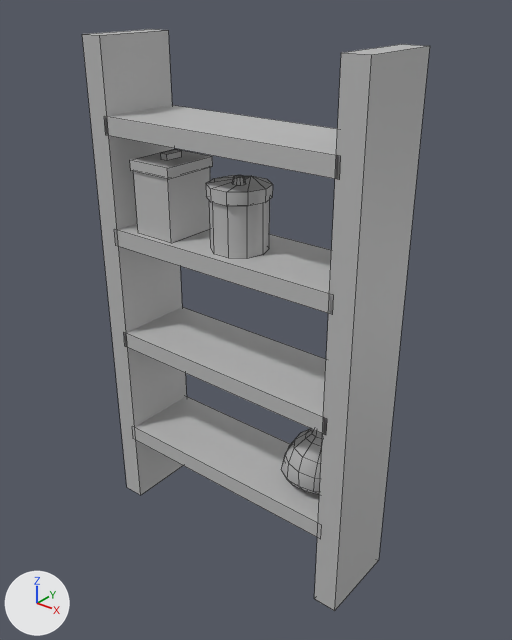
The FBX model Assets/Models/Scene_2/cupboard_Lv2.fbx, before and after one commit.
The view is the same before and after, from a 50 mm camera at (-1.176, -2.176, 0.637) aimed at (-2.326, -0.74, -0.254). The lights are fixed; the arrows at lower left show +X, +Y and +Z. Mesh edges are drawn as thin lines. Where no turn or scale is listed for an object, it has been applied to the vertices.

Before the edit, the objects in view are built like this:
```python
me_mesh = bpy.data.meshes.new('Mesh')
me_mesh.from_pydata(...)  # 259 vertices, 227 faces; spans x -0.44..0.44, y -0.13..0.13, z -0.75..0.75
me_mesh.materials.append(mat_lambert1)  # grey #bcbcbc
# before: 127 (-0.17, -0.1, 0.22) at pixel (171, 243), 128 (-0.3, -0.1, 0.22) at pixel (138, 233), 129 (-0.3, 0.06, 0.22), 130 (-0.17, 0.06, 0.22), 131 (-0.17, -0.1, 0.4) at pixel (167, 177)
# before: 132 (-0.3, -0.1, 0.4) at pixel (133, 170), 133 (-0.3, 0.06, 0.4), 134 (-0.17, 0.06, 0.4) at pixel (210, 166), 135 (-0.16, -0.11, 0.4) at pixel (168, 179), 136 (-0.31, -0.11, 0.4) at pixel (130, 170)
# before: 137 (-0.16, -0.11, 0.43) at pixel (167, 168), 138 (-0.31, -0.11, 0.43) at pixel (129, 160), 139 (-0.31, 0.07, 0.4), 140 (-0.31, 0.07, 0.43) at pixel (175, 148), 141 (-0.16, 0.07, 0.4) at pixel (212, 166)
# before: 142 (-0.16, 0.07, 0.43) at pixel (212, 156), 143 (-0.22, 0.01, 0.43) at pixel (181, 157), 144 (-0.22, -0.05, 0.43) at pixel (167, 160), 145 (-0.25, 0.01, 0.43), 146 (-0.25, -0.05, 0.43) at pixel (161, 159)
# before: 147 (-0.22, 0.01, 0.45) at pixel (181, 151), 148 (-0.22, -0.05, 0.45) at pixel (166, 154), 149 (-0.25, 0.01, 0.45) at pixel (175, 149), 150 (-0.25, -0.05, 0.45) at pixel (160, 153)
ob_cupboard_1 = bpy.data.objects.new('cupboard_1', me_mesh)
ob_cupboard_1.location = (-2.358, -0.762, -0.252)
```
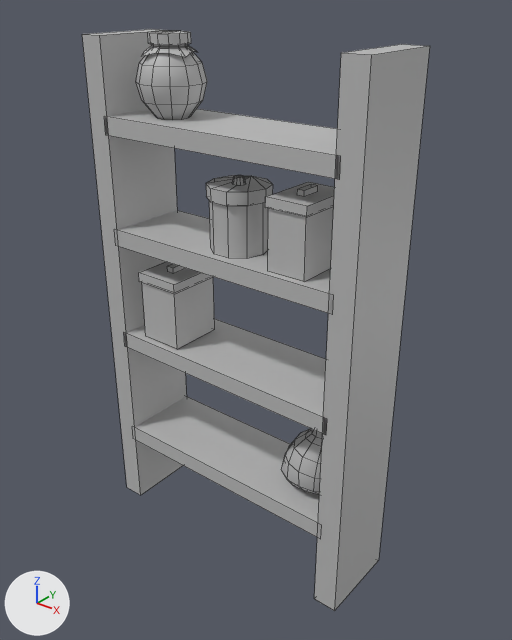
Where the newer file only moved an object's origin or applied its transform, the numbers keep the older frame.

Where the change shows, as pixel boxes (x1, y1, x2, y2) in the pictures (512 x 640 px; the box of a moved part takes in the faces that stretch with it):
part 1 of me_mesh, added
    after: (268, 206, 334, 282)
part 2 of me_mesh, added
    after: (265, 182, 335, 217)
part 3 of me_mesh, added
    after: (297, 184, 318, 197)
part 4 of me_mesh, added
    after: (148, 31, 191, 45)
part 5 of me_mesh, added
    after: (136, 52, 207, 120)
part 6 of me_mesh, added
    after: (142, 44, 198, 57)
part 7 of me_mesh, moved or reshaped
    before: (130, 149, 213, 243)
    after: (139, 262, 215, 349)

The change, as a list of edits to the scene's bpy script:
```text
Change me_mesh:
    used by ob_cupboard_1; location = (-2.358, -0.762, -0.252)
    verts and faces of me_mesh; kept vertices keep their numbers, new ones are numbered from 259
    remove me_mesh.from_pydata(...)  # 259 vertices, 227 faces; spans x -0.44..0.44, y -0.13..0.13, z -0.75..0.75
    add me_mesh.from_pydata(...)  # 403 vertices, 346 faces; spans x -0.44..0.44, y -0.12..0.13, z -0.75..0.76
    me_mesh part 1: the loose piece of 8 vertices spanning x -0.3..-0.17, y -0.1..0.06, z 0.22..0.4 is copied, and the copy is moved by (0.46, 0.0, -0.01); it spans x 0.17..0.28, y -0.1..0.06, z 0.22..0.39
    me_mesh part 2: a new loose piece, a box spanning x 0.166..0.287, y -0.109..0.068, z 0.388..0.414, in mat_lambert1 (grey #bcbcbc)
    me_mesh part 3: the loose piece of 8 vertices spanning x -0.25..-0.22, y -0.05..0.01, z 0.43..0.45 is copied, and the copy is moved by (0.46, 0.0, -0.02); it spans x 0.22..0.24, y -0.05..0.01, z 0.41..0.43
    me_mesh part 4: a new loose piece, a 12-sided cylinder along z spanning x -0.286..-0.177, y -0.062..0.047, z 0.73..0.757, in mat_lambert1 (grey #bcbcbc)
    me_mesh part 5: a new loose piece of 60 vertices spanning x -0.32..-0.14, y -0.1..0.08, z 0.54..0.72, in mat_lambert1 (grey #bcbcbc)
    me_mesh part 6: a new loose piece of 36 vertices spanning x -0.31..-0.15, y -0.09..0.07, z 0.7..0.73, in mat_lambert1 (grey #bcbcbc)
    me_mesh part 7
    add for i in [*range(127, 151)]: verts[i] += (0.0, 0.0, -0.33)
```
